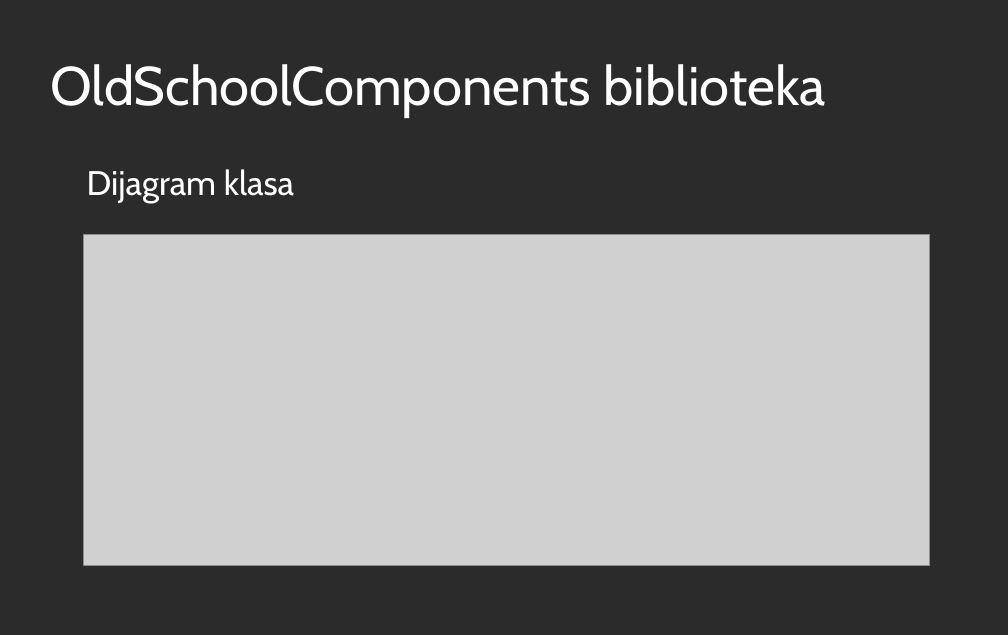
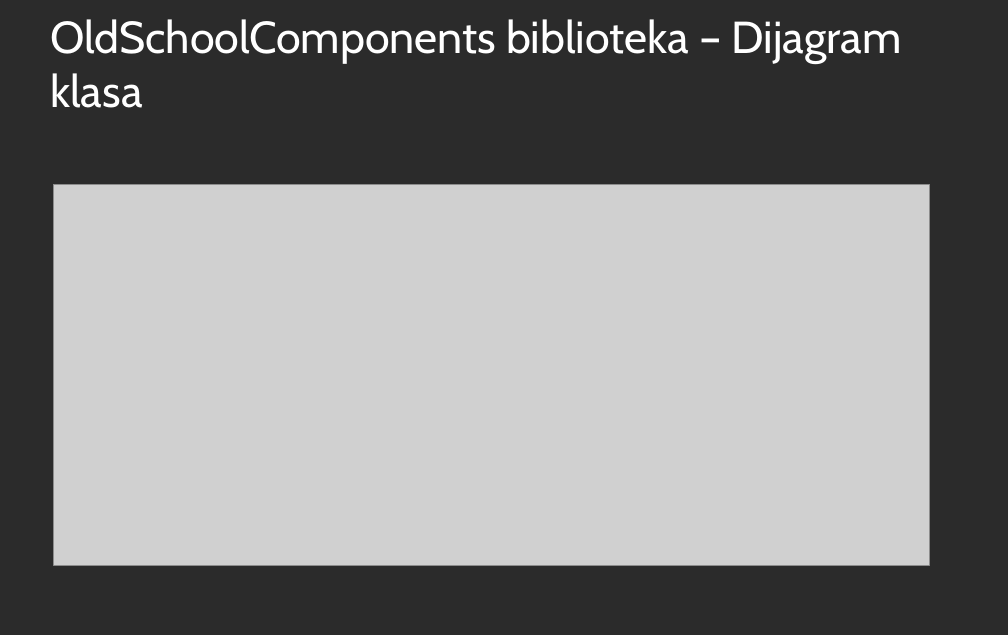
Before and after one commit to iv17/MScThesis, a slide deck: slide 5 of IvanaSavinPresentation.odp. Drawn at 1008x635 pixels with LibreOffice and Linux fonts; fonts in the diff are those of the drawing; grey boxes stand for pictures; background and template pictures are left out; a plain dark background stands for a picture behind light text. Boxes give left, top, right and bottom in pixels: in the first picture for what was removed or moved away, otherwise in the second. Text is boxed around its words. In the diff, an @@ line names an element or a change of style, - is before the commit and + after.

```diff
--- a/IvanaSavinPresentation.odp
+++ b/IvanaSavinPresentation.odp
@@ title at <box>50,19,902,108</box>: text changed; size 51 to 42 pt @@
-OldSchoolComponents biblioteka
+OldSchoolComponents biblioteka – Dijagram klasa
@@ text removed at <box>87,169,294,202</box> @@
-Dijagram klasa
@@ picture: place and size @@
-picture at <box>84,234,930,565</box>
+picture at <box>53,184,930,565</box>
```
Also in this commit, not shown: 13 other slides changed, 3 slides added, 3 slides removed, 3 other files.
